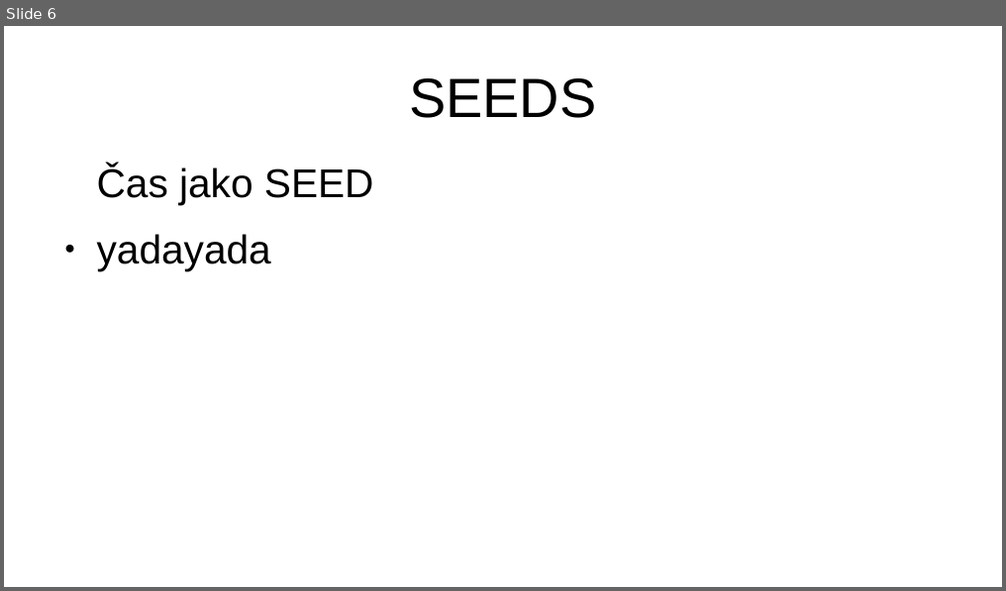
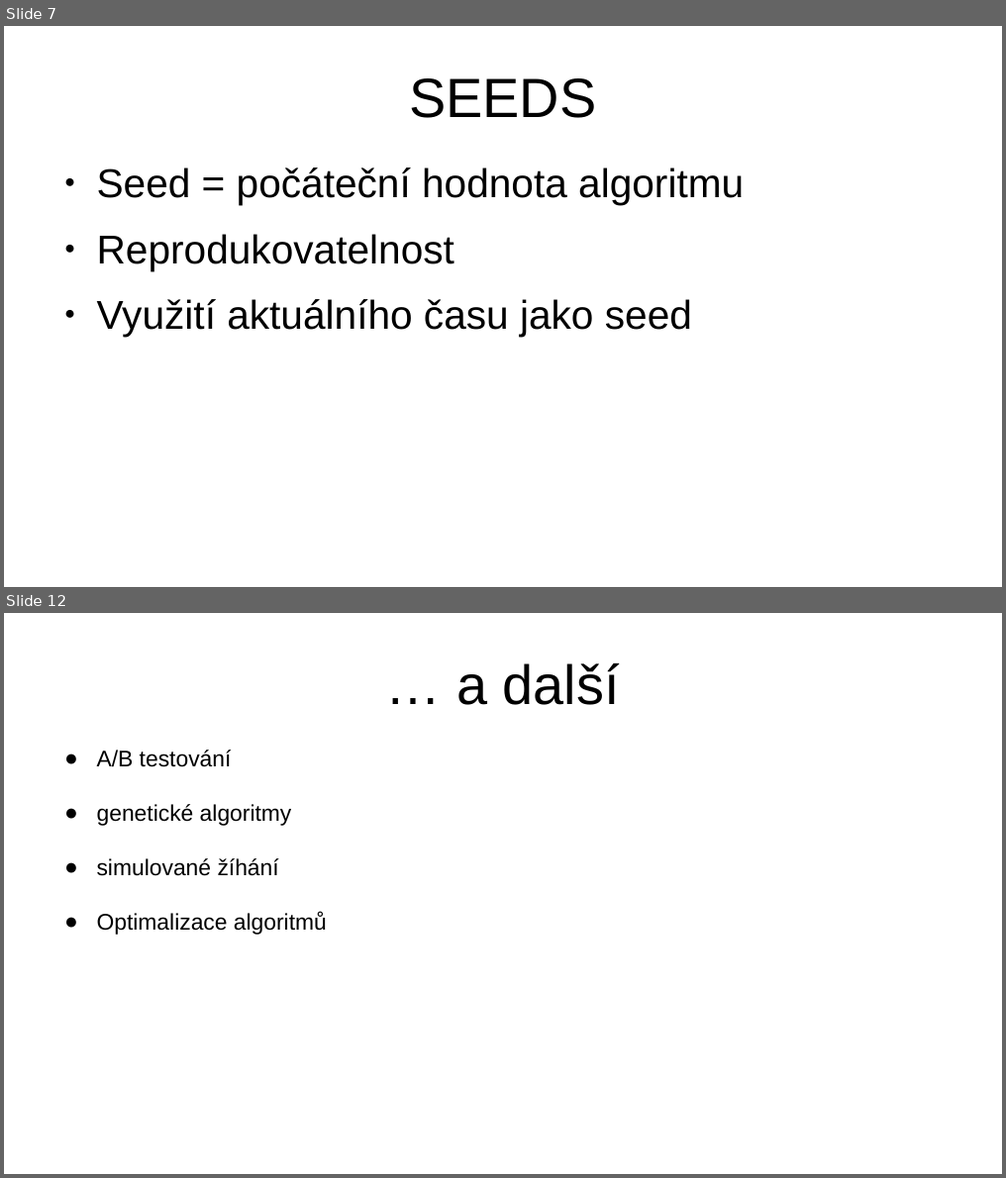
Before and after one commit to hruboson/UTB-PO-RAND, a slide deck: presentation.pptx. Shown one above the other, each under a label of ours: slide 6 before the commit, slides 7 and 12 after it; the slides between them are not shown. The pictures are 1006x591 and 1006x1178 pixels, drawn with LibreOffice and Linux fonts; fonts in the diff are those of the drawing. Boxes give left, top, right and bottom in pixels: in the first picture for what was removed or moved away, otherwise in the second. Text is boxed around its words. In the diff, an @@ line names an element or a change of style, - is before the commit and + after.

```diff
--- a/presentation.pptx
+++ b/presentation.pptx
@@ slide 12 added at bbox=[4, 613, 1002, 1174], background #FFFFFF @@
@@ title added at bbox=[456, 663, 620, 705], 44 pt, text #000000 @@
+… a další
@@ text added at bbox=[97, 750, 327, 935], 18 pt, text #000000 @@
+● A/B testování
+● genetické algoritmy
+● simulované žíhání
+● Optimalizace algoritmů
@@ what was slide 6 is now slide 7 @@
@@ slide 7 changed as well @@
@@ text at bbox=[97, 168, 744, 337]: text changed @@
-Čas jako SEED
-● yadayada
+● Seed = počáteční hodnota algoritmu
+● Reprodukovatelnost
+● Využití aktuálního času jako seed
```
Also in this commit, not shown: 12 other slides added, 12 slides removed.
